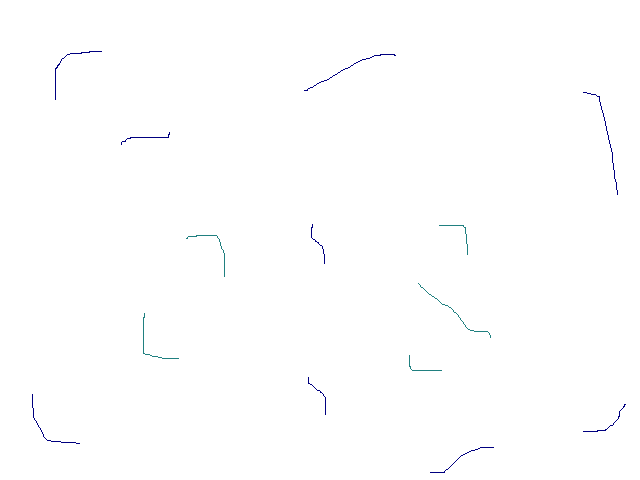
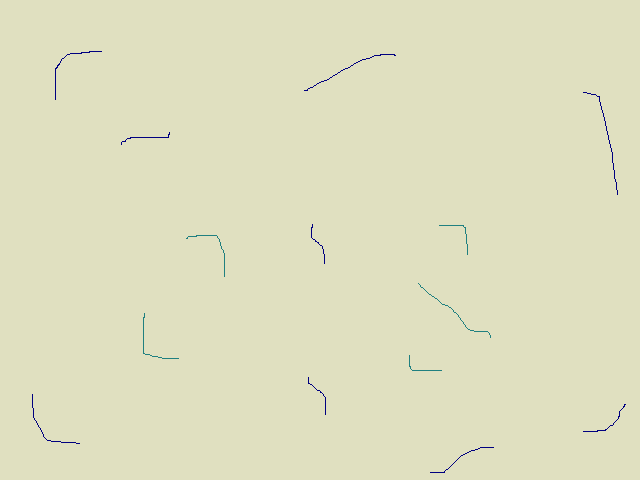
Revision of a layered 640×480 image; what changed, layer by layer:
painted on "Background" over <box>0,0,640,480</box>
painted on "12_randomLow.png" over <box>0,0,640,480</box>
